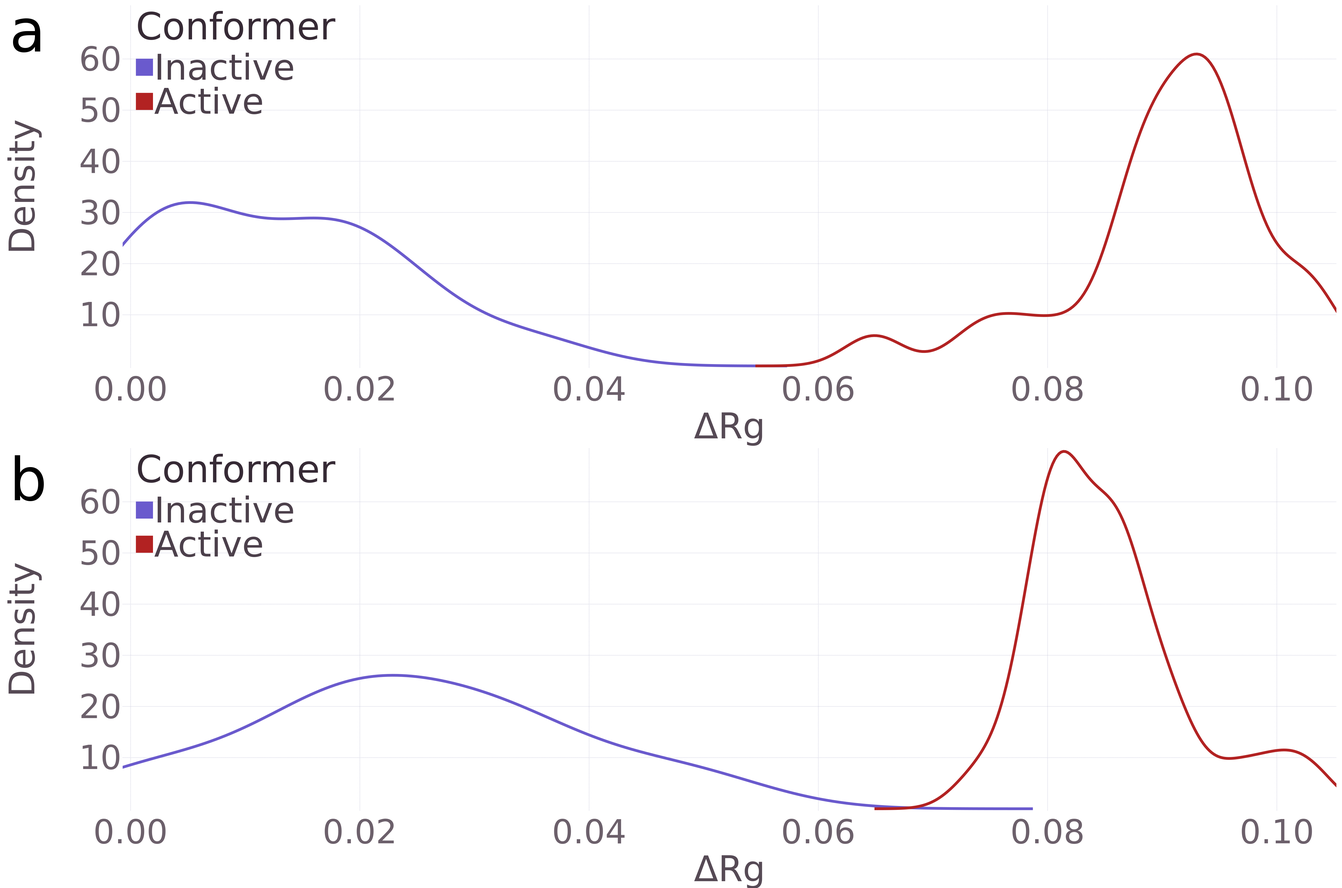
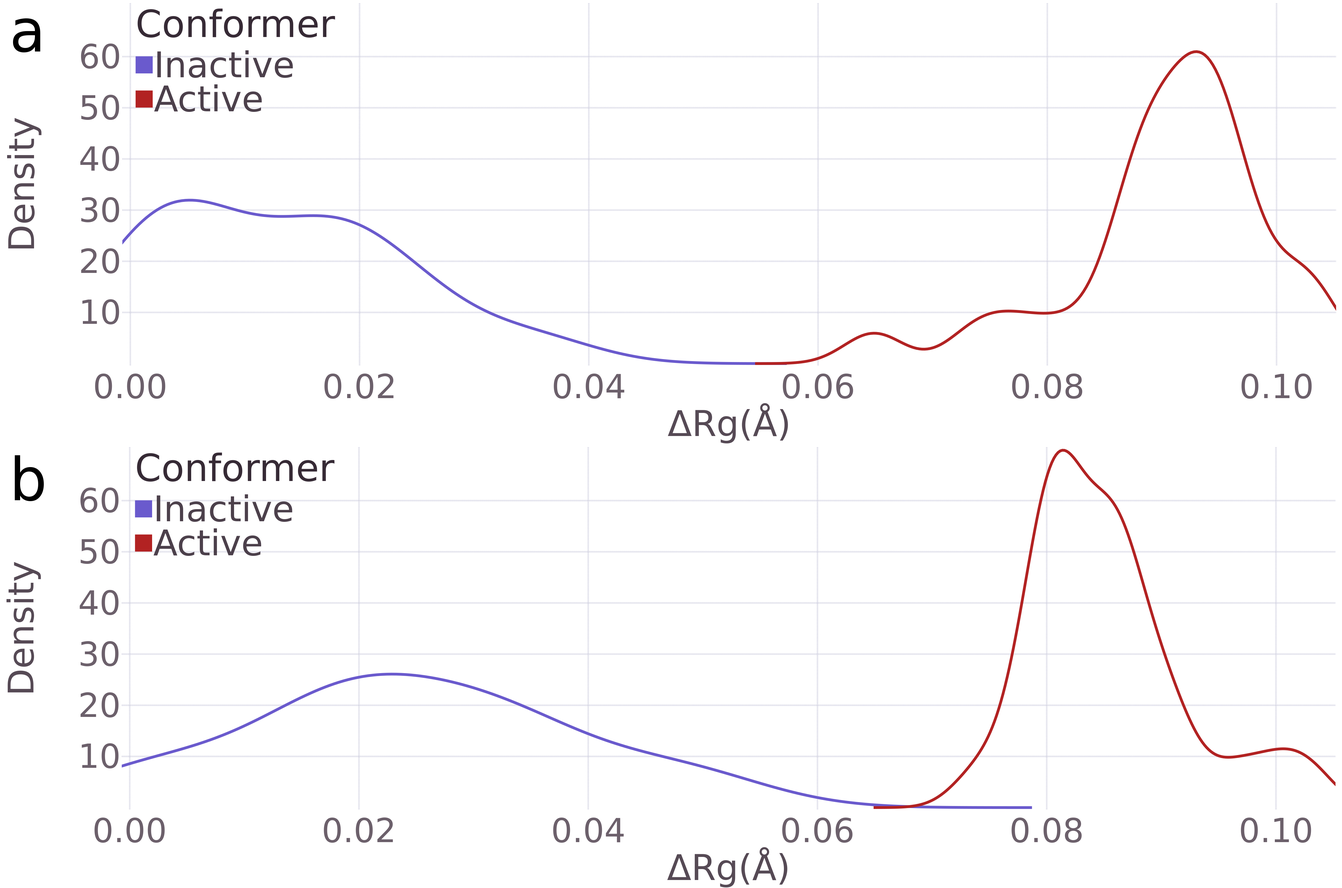
Before/after of a 1342px x 888px layered artwork. What changed in the layer stack:
added layer "Pasted Layer #1" above "Pasted Layer" over [6,446,1336,888]
moved "Pasted Layer" above "b", painted on it over [7,2,1337,888]
removed layer "9afig_rg_svd1.png" over [7,5,1337,446]
